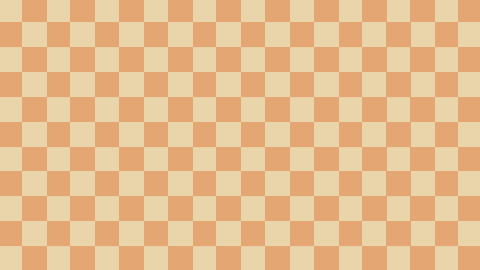
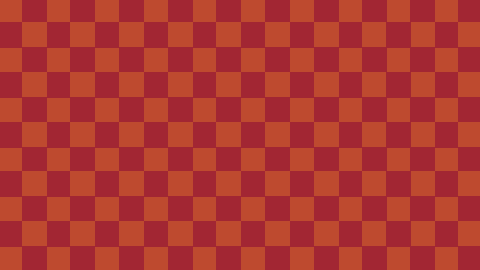
The second w=480, h=270 image is a revision of the first. Changes to its layers:
added group "wallpaper copy" with 3 layers in group "Group 1" over <box>0,0,480,270</box>
added layer "Layer 1 copy 8" (1st of 2, in "Group 1" › "wallpaper copy") in group "wallpaper copy" over <box>0,0,480,270</box>
added layer "2" (2nd of 3, in "Group 1" › "wallpaper copy") in group "wallpaper copy" over <box>0,0,480,270</box>
hid group "wallpaper" (3 layers) over <box>0,0,480,270</box>
